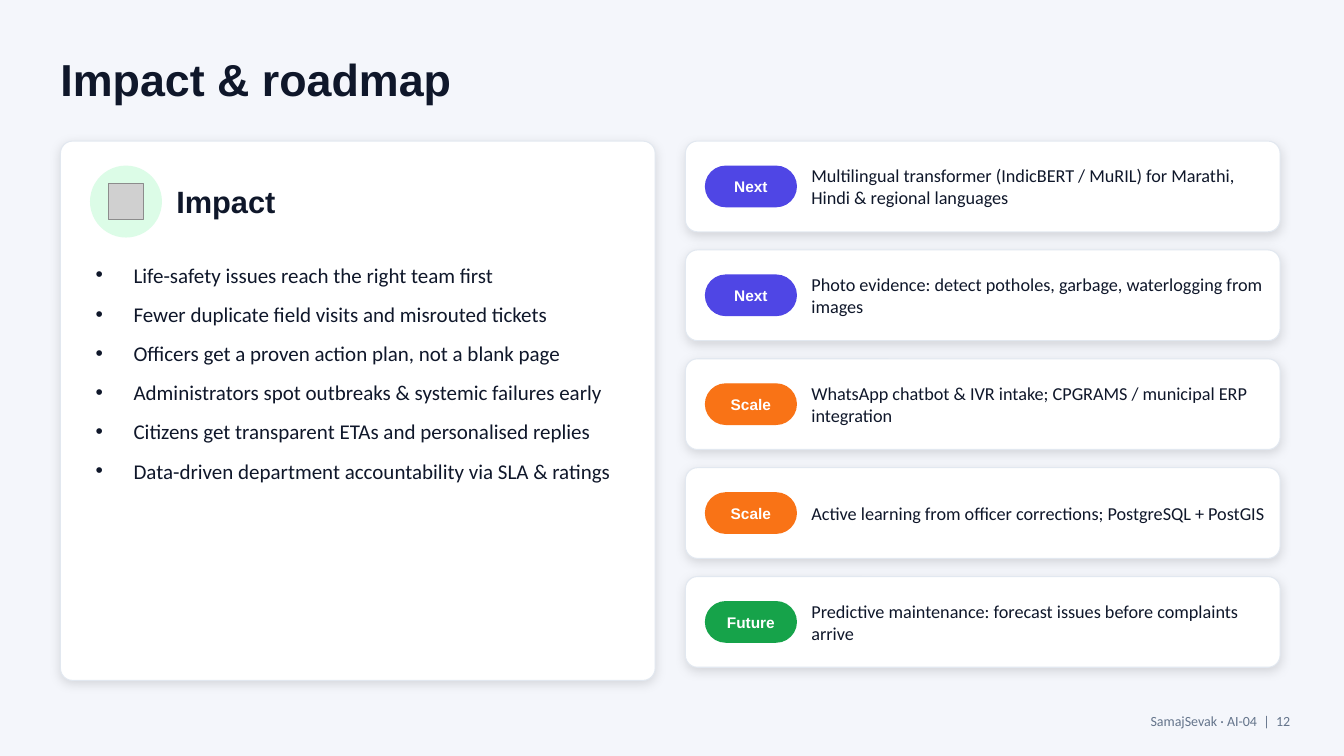
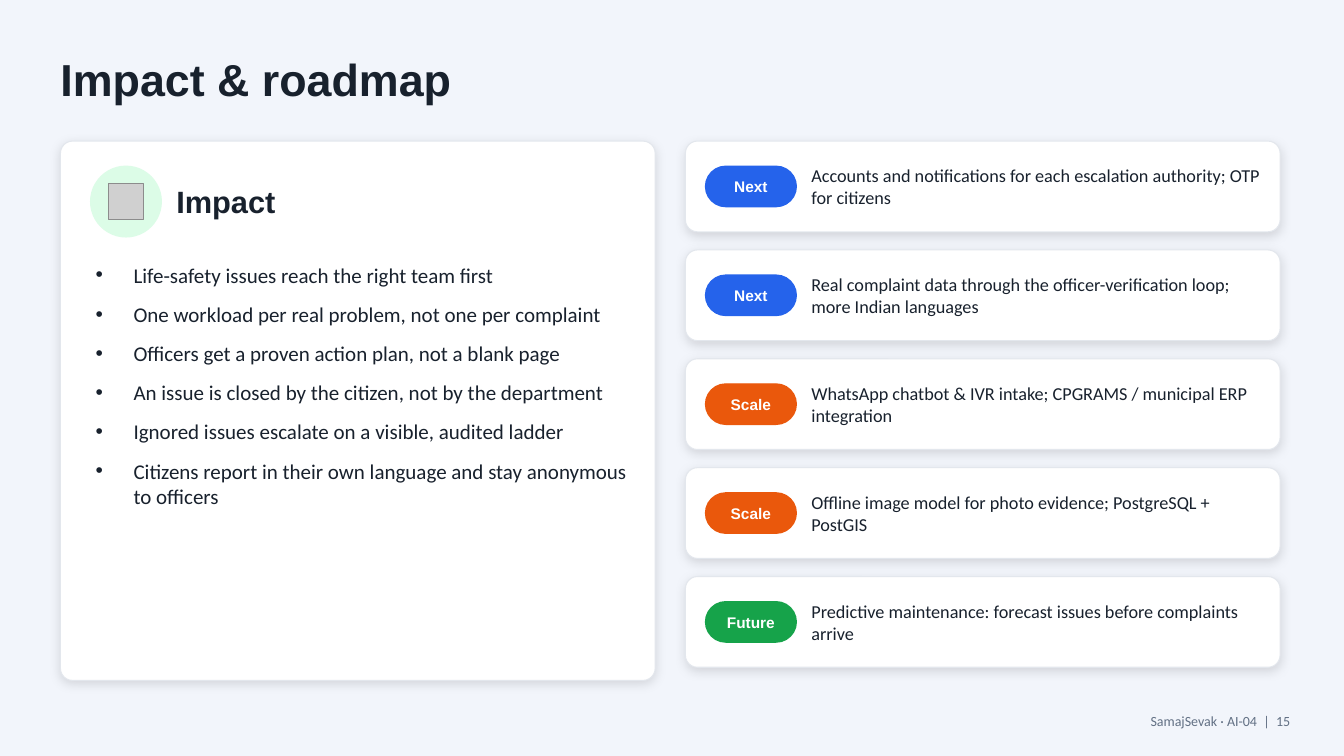
Before and after one commit to Saikarpe/SamajSevak, a slide deck: slide 15 of docs/SamajSevak_Hack2Ignite_AI-04.pptx (slide 12 before the commit). Drawn at 1344x756 pixels with LibreOffice and Linux fonts; fonts in the diff are those of the drawing; grey boxes stand for pictures. Boxes give left, top, right and bottom in pixels: in the first picture for what was removed or moved away, otherwise in the second. Text is boxed around its words. In the diff, an @@ line names an element or a change of style, - is before the commit and + after.

```diff
--- a/docs/SamajSevak_Hack2Ignite_AI-04.pptx
+++ b/docs/SamajSevak_Hack2Ignite_AI-04.pptx
@@ background #F4F6FB to #F2F5FB @@
@@ outline #E2E8F0 0.75 pt to #E3E7ED 0.75 pt in 5 elements at box(686, 141, 1280, 232), box(686, 250, 1280, 341), box(686, 359, 1280, 450), box(686, 468, 1280, 559), box(60, 141, 655, 681) @@
@@ rounded rectangle at box(706, 166, 797, 207): fill #4F46E5 to #2563EB; outline #4F46E5 1 pt to #2563EB 1 pt @@
@@ text at box(811, 169, 1260, 204): text changed; text colour #0F172A to #18212D @@
-Multilingual transformer (IndicBERT / MuRIL) for Marathi, Hindi & regional languages
+Accounts and notifications for each escalation authority; OTP for citizens
@@ text at box(134, 268, 560, 365): text colour #0F172A to #18212D in "Life-safety issues reach the right team first", "Officers get a proven action plan, not ..." @@
@@ rounded rectangle at box(706, 275, 797, 316): fill #4F46E5 to #2563EB; outline #4F46E5 1 pt to #2563EB 1 pt @@
@@ text at box(811, 278, 1230, 316): text changed; text colour #0F172A to #18212D @@
-Photo evidence: detect potholes, garbage, waterlogging from images
+Real complaint data through the officer-verification loop; more Indian languages
@@ text at box(134, 307, 600, 326): text changed; text colour #0F172A to #18212D @@
-• Fewer duplicate field visits and misrouted tickets
+• One workload per real problem, not one per complaint
@@ text at box(134, 385, 626, 504): text changed; text colour #0F172A to #18212D @@
-• Administrators spot outbreaks & systemic failures early
-• Citizens get transparent ETAs and personalised replies
-• Data-driven department accountability via SLA & ratings
+• An issue is closed by the citizen, not by the department
+• Ignored issues escalate on a visible, audited ladder
+• Citizens report in their own language and stay anonymous to officers
@@ rounded rectangle at box(706, 384, 797, 424): fill #F97316 to #EA580C; outline #F97316 1 pt to #EA580C 1 pt @@
@@ rounded rectangle at box(706, 493, 797, 533): fill #F97316 to #EA580C; outline #F97316 1 pt to #EA580C 1 pt @@
@@ text at box(811, 496, 1196, 531): text changed; text colour #0F172A to #18212D @@
-Active learning from officer corrections; PostgreSQL + PostGIS
+Offline image model for photo evidence; PostgreSQL + PostGIS
@@ text at box(1151, 716, 1290, 729): text changed; text colour #64748B to #627084 @@
-SamajSevak · AI-04 | 12
+SamajSevak · AI-04 | 15
```
Also in this commit, not shown: 10 other slides changed, 5 slides added, 2 slides removed, 51 other files.
